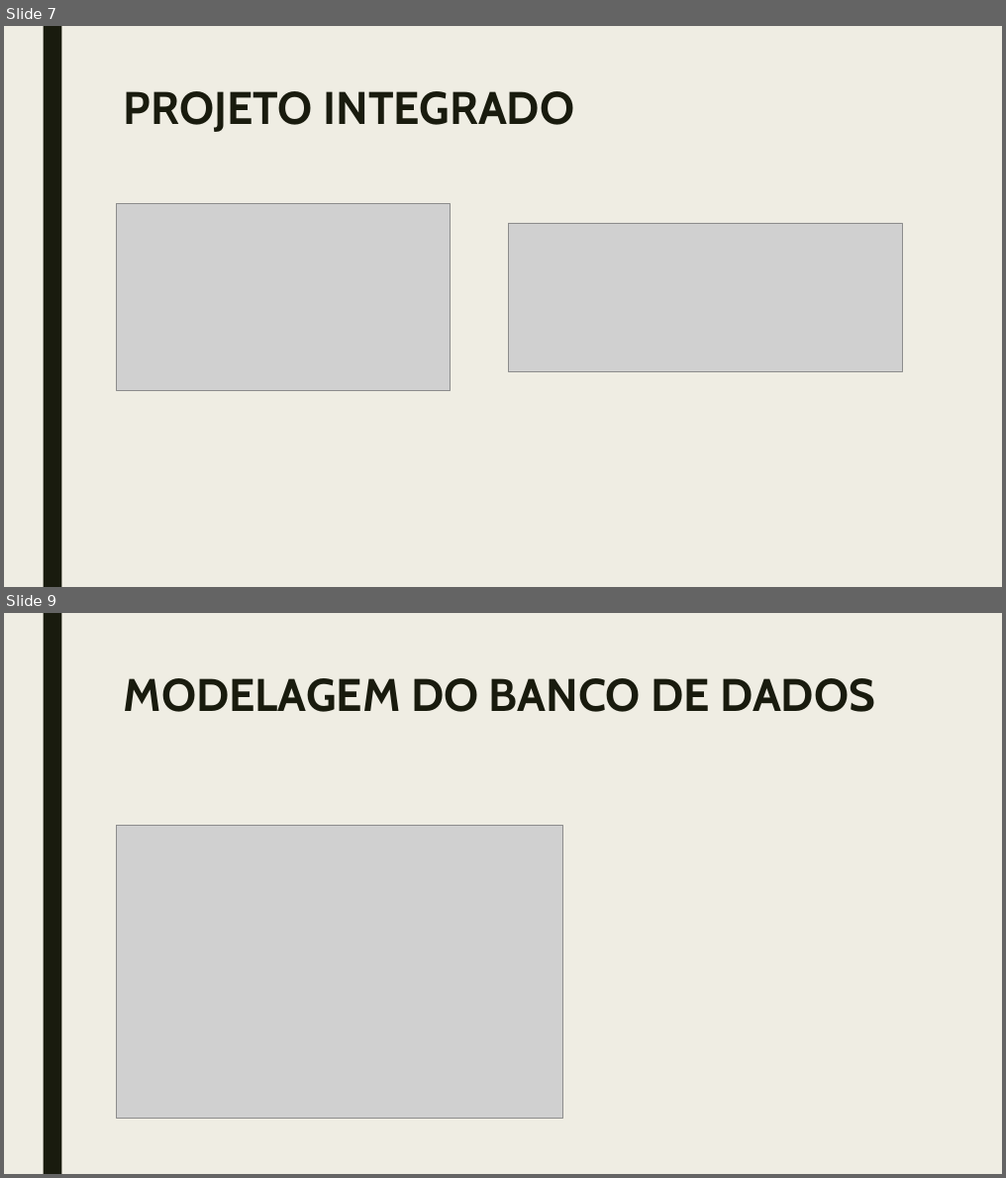
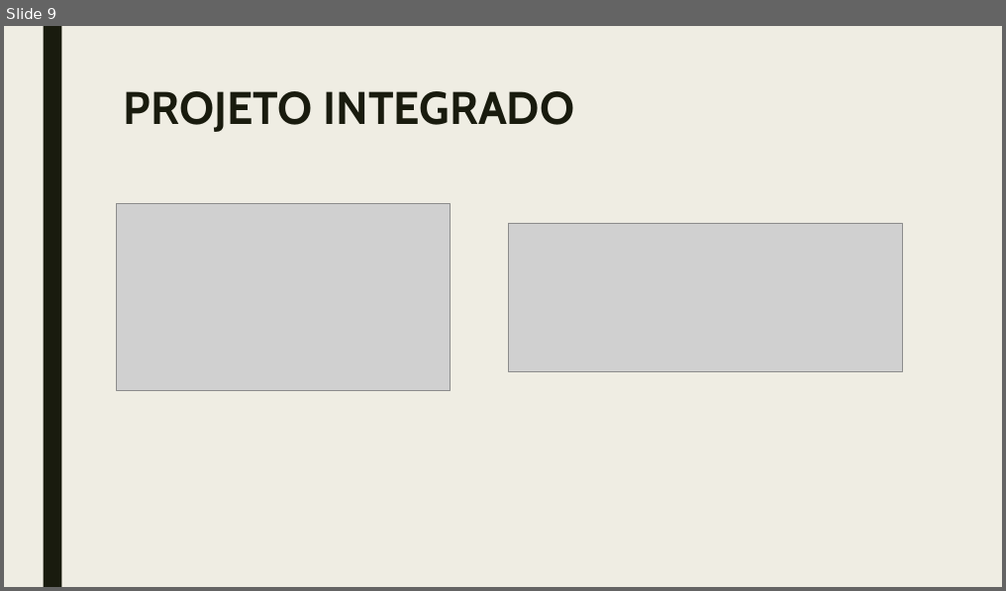
Before and after one commit to Jeffrs123/academy.gama.node, a slide deck: TURING_APRESENTACAO.pptx. Shown one above the other, each under a label of ours: slides 7 and 9 before the commit, slide 9 after it; the slides between them are not shown. The pictures are 1006x1178 and 1006x591 pixels, drawn with LibreOffice and Linux fonts; fonts in the diff are those of the drawing; grey boxes stand for pictures. Boxes give left, top, right and bottom in pixels: in the first picture for what was removed or moved away, otherwise in the second. Text is boxed around its words. In the diff, an @@ line names an element or a change of style, - is before the commit and + after.

```diff
--- a/TURING_APRESENTACAO.pptx
+++ b/TURING_APRESENTACAO.pptx
@@ slide 9 removed at (x1=4, y1=613, x2=1002, y2=1174), background #EFEDE3; not listed: 1 template element that a slide beside it also shows @@
@@ title removed at (x1=124, y1=678, x2=875, y2=712) @@
-MODELAGEM DO BANCO DE DADOS
@@ picture removed at (x1=116, y1=826, x2=562, y2=1119) @@
@@ what was slide 7 is now slide 9 @@
```
Also in this commit, not shown: 2 slides changed, 3 slides added, 1 other slide removed, 5 other files.
